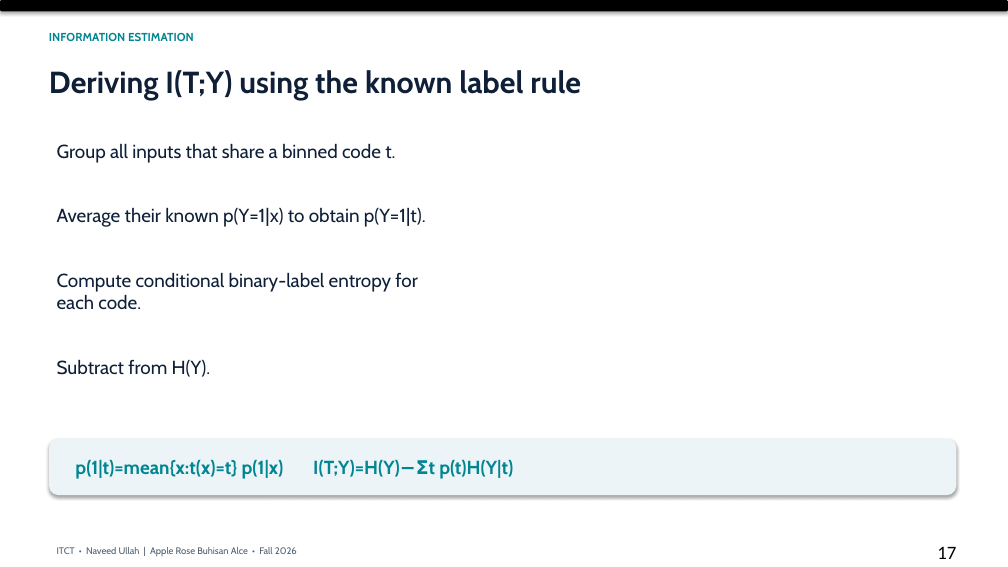
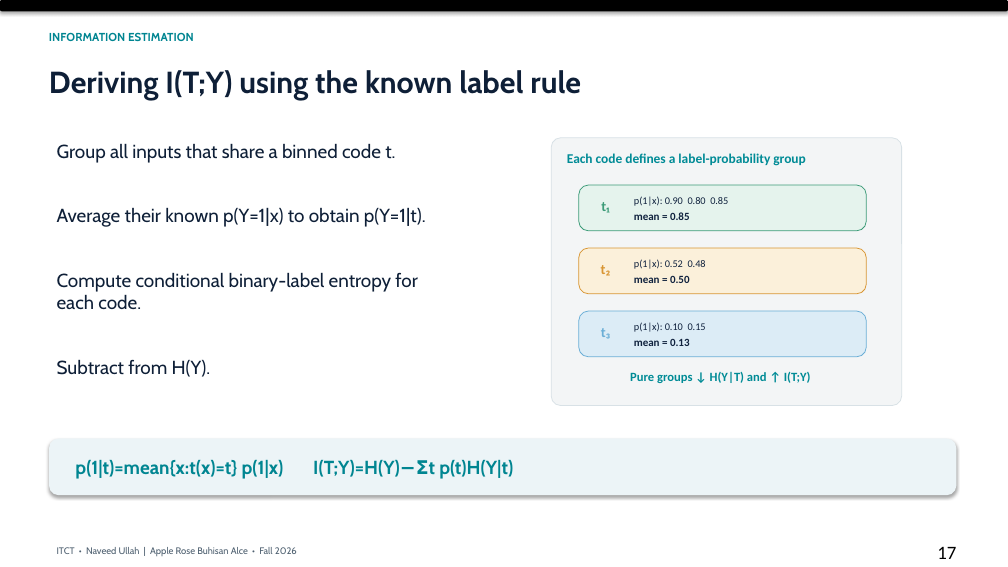
Before and after one commit to arba318/arba318.github.io, a slide deck: slide 17 of itct-midterm/artifacts/ITCT_Final_Presentation.pptx. Drawn at 1008x567 pixels with LibreOffice and Linux fonts; fonts in the diff are those of the drawing. Boxes give left, top, right and bottom in pixels: in the first picture for what was removed or moved away, otherwise in the second. Text is boxed around its words. In the diff, an @@ line names an element or a change of style, - is before the commit and + after.

```diff
--- a/itct-midterm/artifacts/ITCT_Final_Presentation.pptx
+++ b/itct-midterm/artifacts/ITCT_Final_Presentation.pptx
@@ rounded rectangle added at (551, 138, 902, 405), fill #F3F5F6, outline #D8E1E6 0.75 pt @@
@@ text added at (567, 153, 805, 166), 12.8 pt, text #008B96, bold @@
+Each code defines a label-probability group
@@ rounded rectangle added at (579, 185, 867, 231), fill #E5F3ED, outline #3C9B78 0.75 pt @@
@@ text added at (601, 202, 609, 213), 13.5 pt, text #3C9B78, bold @@
+t₁
@@ text added at (634, 196, 728, 206), 9.8 pt, text #10223E @@
+p(1|x): 0.90 0.80 0.85
@@ text added at (634, 212, 690, 220), 10.5 pt, text #10223E, bold @@
+mean = 0.85
@@ rounded rectangle added at (579, 248, 867, 293), fill #FBF0DA, outline #D89532 0.75 pt @@
@@ text added at (601, 265, 611, 276), 13.5 pt, text #D89532, bold @@
+t₂
@@ text added at (634, 259, 706, 269), 9.8 pt, text #10223E @@
+p(1|x): 0.52 0.48
@@ text added at (634, 276, 690, 283), 10.5 pt, text #10223E, bold @@
+mean = 0.50
@@ rounded rectangle added at (579, 311, 867, 356), fill #DCECF6, outline #6AAED6 0.75 pt @@
@@ text added at (601, 328, 611, 339), 13.5 pt, text #6AAED6, bold @@
+t₃
@@ text added at (634, 322, 706, 332), 9.8 pt, text #10223E @@
+p(1|x): 0.10 0.15
@@ text added at (634, 339, 690, 346), 10.5 pt, text #10223E, bold @@
+mean = 0.13
@@ text added at (630, 372, 811, 383), 12 pt, text #008B96, bold @@
+Pure groups ↓ H(Y|T) and ↑ I(T;Y)
```
Also in this commit, not shown: 11 other slides changed, 1 other file.
